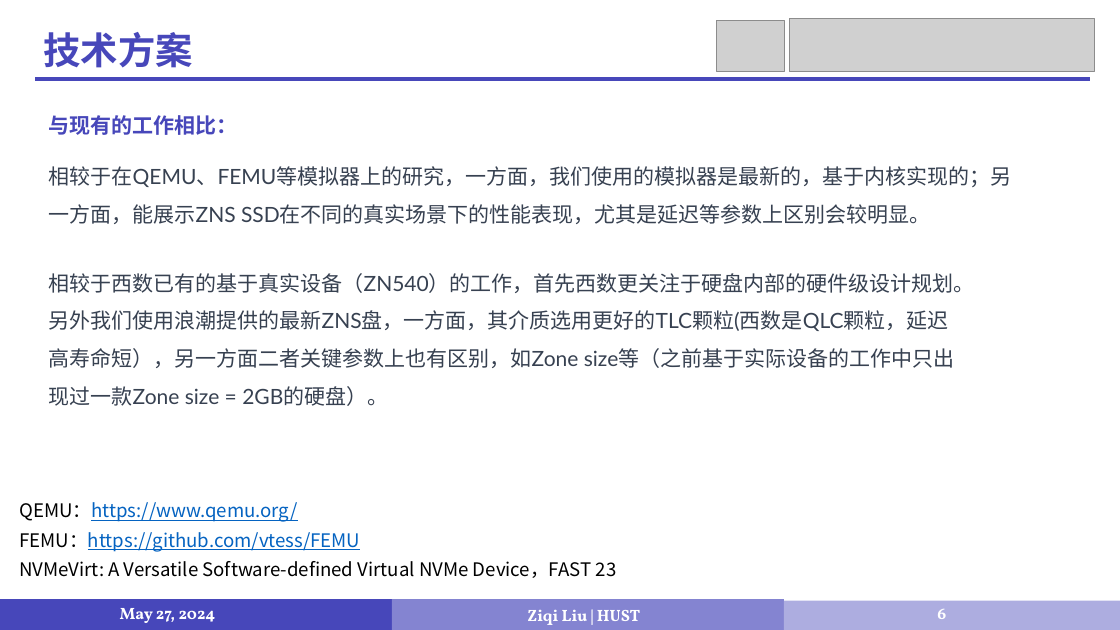
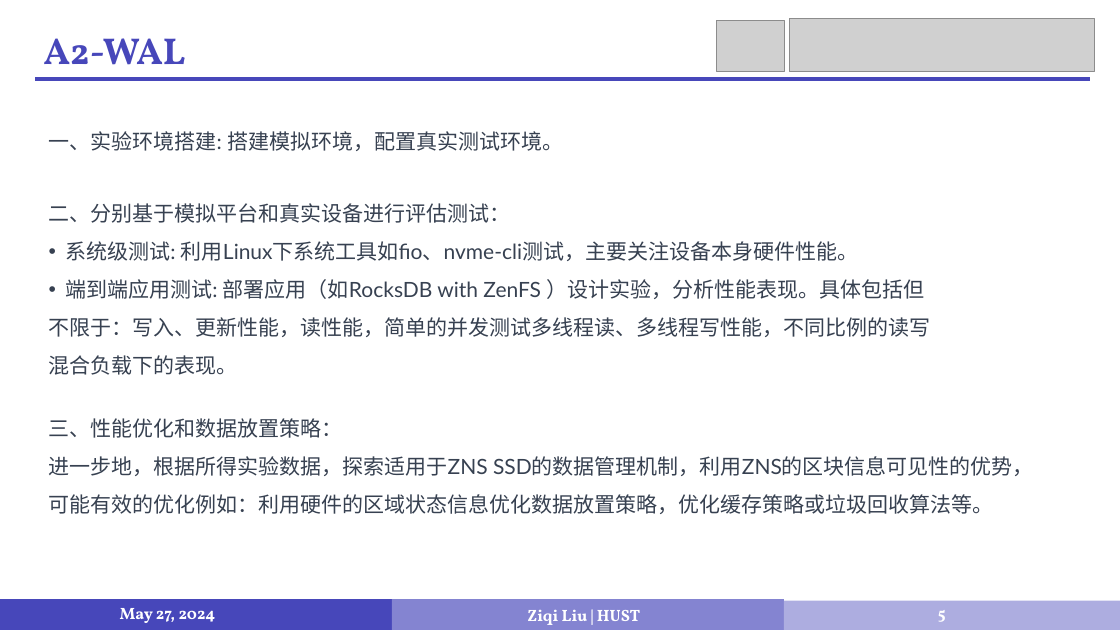
Before and after one commit to LiuziqiOvO/md, a slide deck: slide 5 of 毕设/毕设答辩.pptx (slide 6 before the commit). Drawn at 1120x630 pixels with LibreOffice and Linux fonts; fonts in the diff are those of the drawing; grey boxes stand for pictures. Boxes give left, top, right and bottom in pixels: in the first picture for what was removed or moved away, otherwise in the second. Text is boxed around its words. In the diff, an @@ line names an element or a change of style, - is before the commit and + after.

```diff
--- a/毕设/毕设答辩.pptx
+++ b/毕设/毕设答辩.pptx
@@ text at (x1=44, y1=38, x2=186, y2=81): text changed @@
-技术方案
+A2-WAL
@@ text removed at (x1=49, y1=115, x2=1012, y2=224) @@
-与现有的工作相比：
-相较于在QEMU、FEMU等模拟器上的研究，一方面，我们使用的模拟器是最新的，基于内核实现的；另一方面，能展示ZNS SSD在不同的真实场景下的性能表现，尤其是延迟等参数上区别会较明显。
@@ text added at (x1=49, y1=131, x2=563, y2=151), 18 pt, text #374151 @@
+一、实验环境搭建: 搭建模拟环境，配置真实测试环境。
@@ text added at (x1=49, y1=203, x2=931, y2=375), 18 pt, text #374151 @@
+二、分别基于模拟平台和真实设备进行评估测试：
+• 系统级测试: 利用Linux下系统工具如fio、nvme-cli测试，主要关注设备本身硬件性能。
+• 端到端应用测试: 部署应用（如RocksDB with ZenFS ）设计实验，分析性能表现。具体包括但不限于：写入、更新性能，读性能，简单的并发测试多线程读、多线程写性能，不同比例的读写混合负载下的表现。
@@ text removed at (x1=49, y1=273, x2=975, y2=406) @@
-相较于西数已有的基于真实设备（ZN540）的工作，首先西数更关注于硬盘内部的硬件级设计规划。另外我们使用浪潮提供的最新ZNS盘，一方面，其介质选用更好的TLC颗粒(西数是QLC颗粒，延迟高寿命短），另一方面二者关键参数上也有区别，如Zone size等（之前基于实际设备的工作中只出现过一款Zone size = 2GB的硬盘）。
@@ text added at (x1=49, y1=418, x2=1034, y2=514), 18 pt, text #374151 @@
+三、性能优化和数据放置策略：
+进一步地，根据所得实验数据，探索适用于ZNS SSD的数据管理机制，利用ZNS的区块信息可见性的优势，可能有效的优化例如：利用硬件的区域状态信息优化数据放置策略，优化缓存策略或垃圾回收算法等。
@@ text removed at (x1=20, y1=502, x2=617, y2=578) @@
-QEMU：https://www.qemu.org/
-FEMU：https://github.com/vtess/FEMU
-NVMeVirt: A Versatile Software-defined Virtual NVMe Device，FAST 23
@@ page number at (x1=938, y1=610, x2=946, y2=622): text changed @@
-6
+5
```
Also in this commit, not shown: 4 other slides changed, 1 slide removed, 2 other files.
